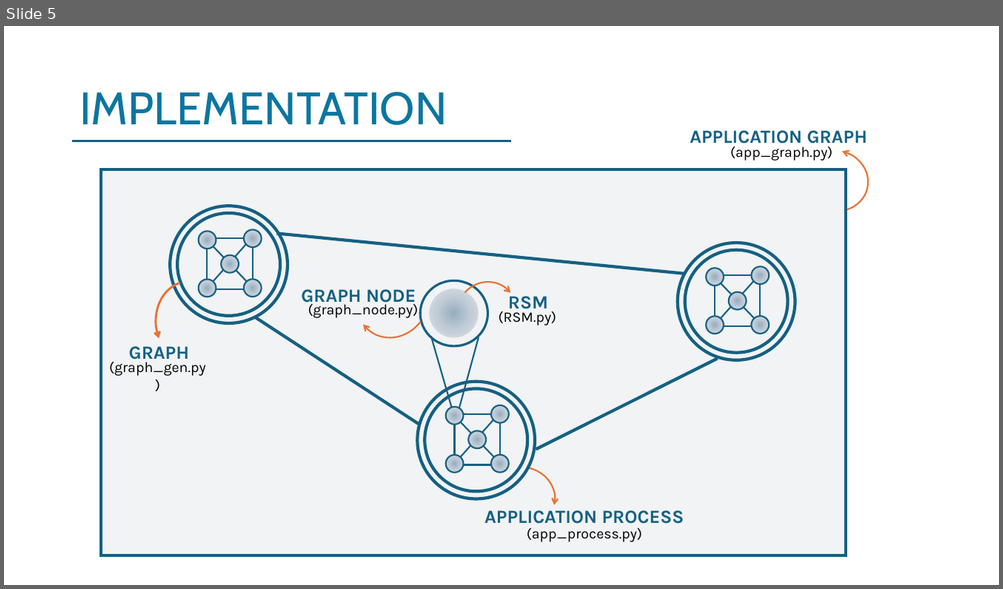
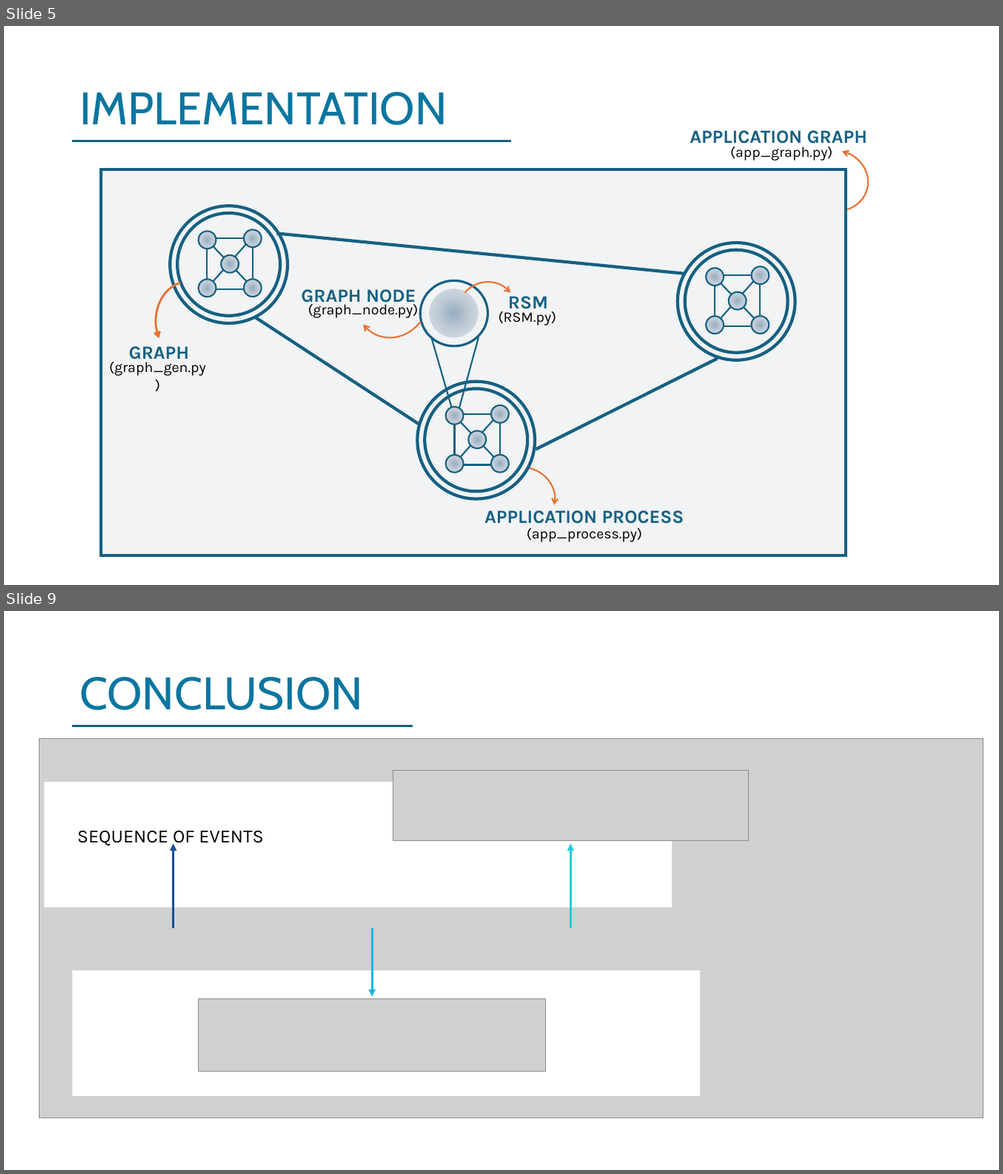
Before and after one commit to Teoz00/progettoDDS, a slide deck: DDS Presentation .pptx. Shown one above the other, each under a label of ours: slide 5 before the commit, slides 5 and 9 after it; the slides between them are not shown. The pictures are 1003x589 and 1003x1174 pixels, drawn with LibreOffice and Linux fonts; fonts in the diff are those of the drawing; grey boxes stand for pictures. Boxes give left, top, right and bottom in pixels: in the first picture for what was removed or moved away, otherwise in the second. Text is boxed around its words. In the diff, an @@ line names an element or a change of style, - is before the commit and + after.

```diff
--- a/DDS Presentation .pptx
+++ b/DDS Presentation .pptx
@@ slide 9 added at (x1=4, y1=611, x2=999, y2=1170), background #FFFFFF @@
@@ title added at (x1=79, y1=677, x2=362, y2=710), 44 pt, text #0B76A0 @@
+CONCLUSION
@@ picture added at (x1=39, y1=738, x2=984, y2=1119) @@
@@ line added from (73, 726) to (413, 726), #156082 2.25 pt @@
@@ rectangle added at (x1=44, y1=782, x2=671, y2=907), fill #FFFFFF @@
@@ picture added at (x1=392, y1=771, x2=748, y2=841) @@
@@ text added at (x1=77, y1=831, x2=264, y2=848), 18 pt, text #000000 @@
+SEQUENCE OF EVENTS
@@ arrow added from (173, 928) to (173, 844), #134F98 2.25 pt @@
@@ arrow added from (570, 928) to (570, 844), #1DCED6 2.25 pt @@
@@ arrow added from (372, 928) to (372, 997), #1BB5E7 2.25 pt @@
@@ rectangle added at (x1=73, y1=971, x2=700, y2=1096), fill #FFFFFF @@
@@ picture added at (x1=199, y1=999, x2=546, y2=1071) @@
```
Also in this commit, not shown: 1 slide changed, 4 other slides added, 3 slides removed, 1 other file.
